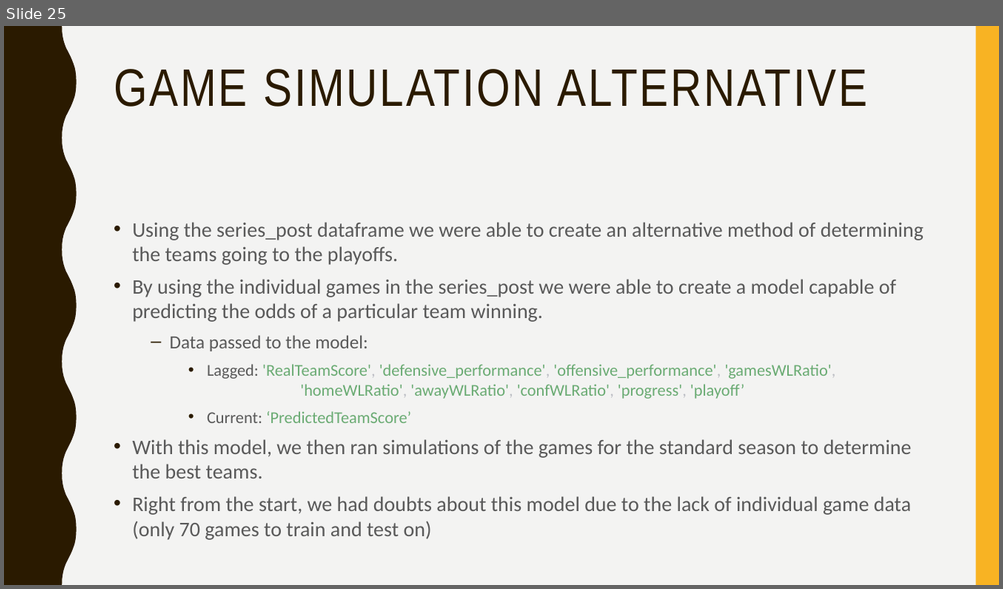
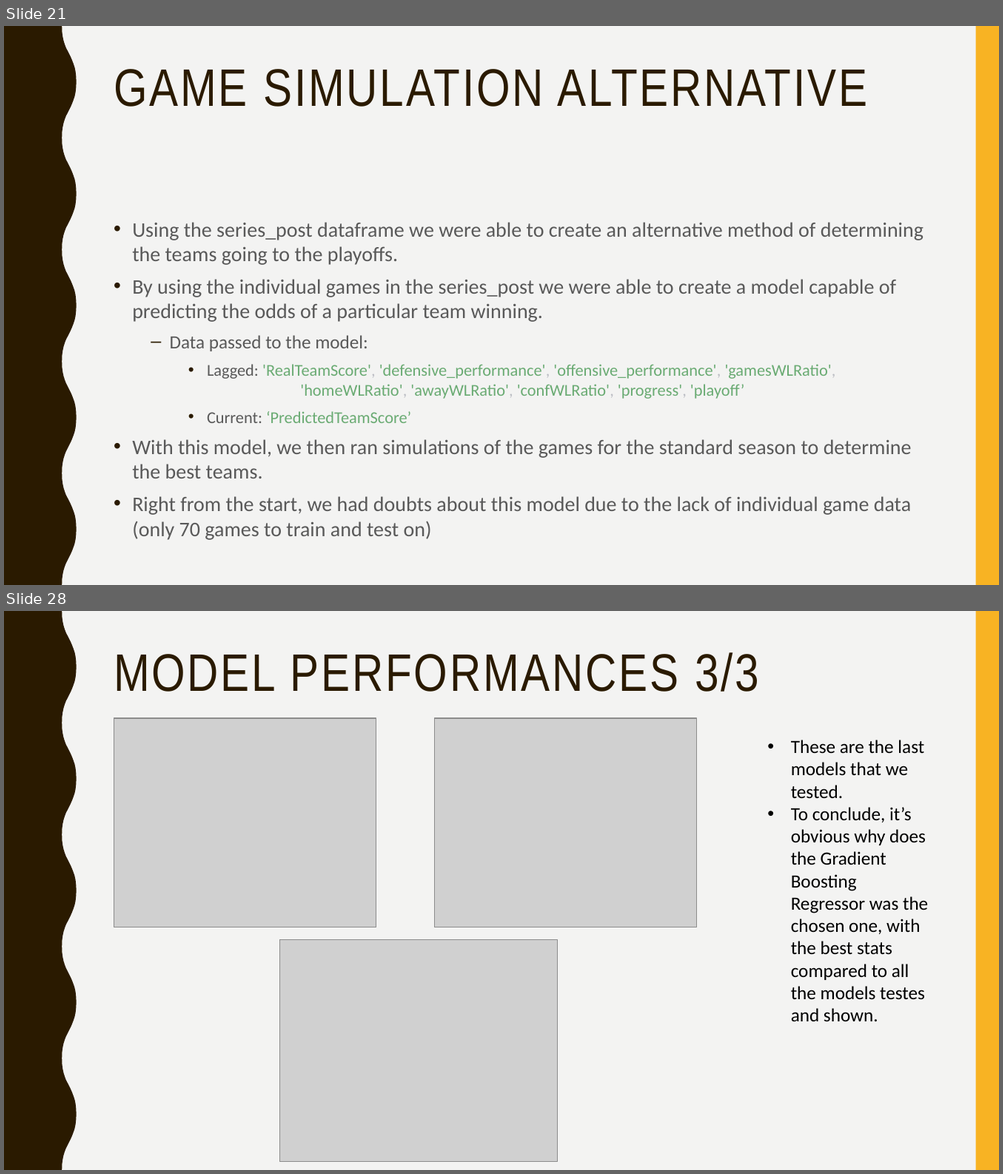
Before and after one commit to afs202005277/AC, a slide deck: ppt projeto.pptx. Shown one above the other, each under a label of ours: slide 25 before the commit, slides 21 and 28 after it; the slides between them are not shown. The pictures are 1003x589 and 1003x1174 pixels, drawn with LibreOffice and Linux fonts; fonts in the diff are those of the drawing; grey boxes stand for pictures. Boxes give left, top, right and bottom in pixels: in the first picture for what was removed or moved away, otherwise in the second. Text is boxed around its words. In the diff, an @@ line names an element or a change of style, - is before the commit and + after.

```diff
--- a/ppt projeto.pptx
+++ b/ppt projeto.pptx
@@ slide 28 added at <box>4,611,999,1170</box>, background #F3F3F2; not listed: 2 template elements that a slide beside it also shows @@
@@ title added at <box>114,652,759,692</box>, 51 pt, text #2A1A00 @@
+MODEL PERFORMANCES 3/3
@@ picture added at <box>114,718,376,928</box> @@
@@ picture added at <box>435,718,697,928</box> @@
@@ text added at <box>791,740,928,1022</box>, 18 pt, text #000000 @@
+• These are the last models that we tested.
+• To conclude, it’s obvious why does the Gradient Boosting Regressor was the chosen one, with the best stats compared to all the models testes and shown.
@@ picture added at <box>279,940,557,1162</box> @@
@@ what was slide 25 is now slide 21 @@
```
Also in this commit, not shown: 1 slide changed, 18 other slides added, 4 slides removed, 1 other file.
